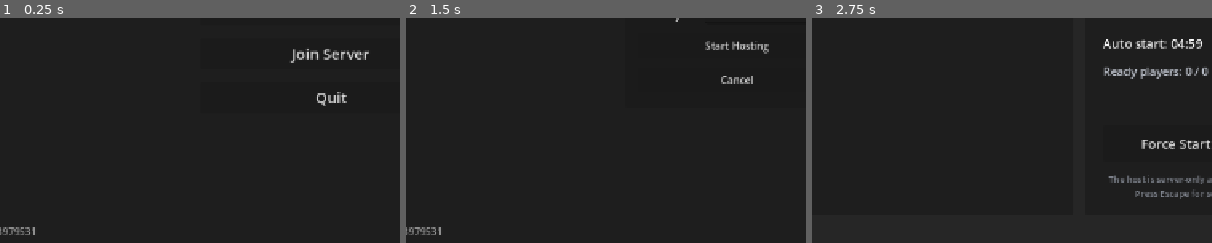
Above: before the commit, frames 1-3 (left to right).
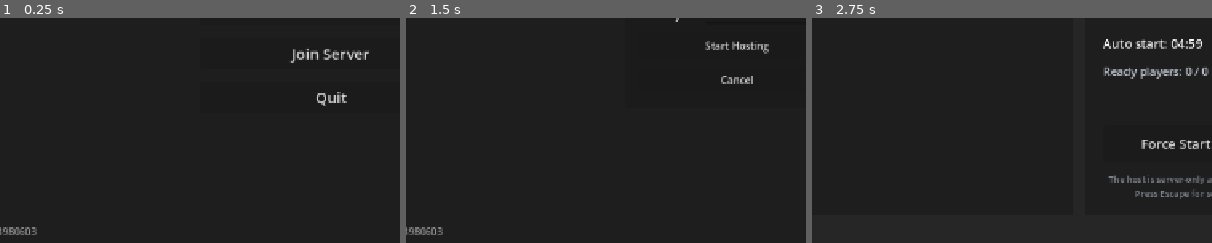
Above: after the commit, the same moments.

Repository: zakanater19/godot-roguetown
Game: Godot game, scene res://scenes/main_menu.tscn
The game is run twice, just before and just after one commit, with the same random seed, the same clock (stepped at 60 frames per second) and the same inputs.
Inputs (mouse positions are % of the whole screen's width and height, from its top left):
- Up to frame 1 (0.25 s): no input
- Up to frame 2 (1.5 s): tap Enter at 0.5 s; move the mouse to (72, 45) at 0.52 s; hold D 0.53-1.25 s; hold Shift 0.53-1.25 s; click (72, 45) at 0.67 s; tap Space at 0.77 s; click "Host Server" at 1.25 s
- Up to frame 3 (2.75 s): click "Start Hosting" at 2 s
The pictures show only the part of the screen within x 9-59%, y 50-100%; the shares and areas given below are measured in that part.

The runs differ from the first frame. In frame 1, less than 0.1% of the frame differs, in the area x 2-10%, y 92-97%; in frame 2, less than 0.1%; in frame 3, nothing differs.

Commit message:
pouches ghost fix

Diff:
--- a/scripts/core/world.gd
+++ b/scripts/core/world.gd
@@ -94,6 +94,18 @@
 
 func register_entity(node: Node, preferred_id: String = "") -> String:
 	return ensure_entity_id(node, preferred_id)
+
+func add_registered_entity(parent: Node, node: Node, entity_id: String) -> String:
+	if parent == null or node == null or not is_instance_valid(node):
+		return ""
+	# WorldObject._ready() registers pickables as soon as they enter the tree.
+	# Bind the authoritative identity first so every peer registers the same
+	# object rather than briefly inventing a local ID that can later be streamed
+	# back as a duplicate.
+	if entity_id != "":
+		node.set_meta("entity_id", entity_id)
+	parent.add_child(node)
+	return register_entity(node, entity_id)
 
 func unregister_entity(node: Node) -> void:
 	if node == null:
--- a/scripts/net/game_version.gd
+++ b/scripts/net/game_version.gd
@@ -3,7 +3,7 @@
 
 ## Keep this for executable/binary level compatibility only. Runtime content,
 ## scenes, scripts, and maps are synced via the server bundle hash below.
-const APP_VERSION: String = "1788979531"
+const APP_VERSION: String = "1788980603"
 
 ## Directories that still support lightweight resource diffs as a fallback when
 ## talking to older servers. Full bundle sync does not depend on this list.
--- a/scripts/net/latejoin_reconnect.gd
+++ b/scripts/net/latejoin_reconnect.gd
@@ -388,11 +388,7 @@
 	return item
 
 func _add_recreated_hand_item(main_node: Node, item: Node, entity_id: String) -> void:
-	# Pickable items register themselves from _ready(). Bind the server-owned ID
-	# before that lifecycle boundary so _ready() cannot invent a client-only ID.
-	item.set_meta("entity_id", entity_id)
-	main_node.add_child(item)
-	World.register_entity(item, entity_id)
+	World.add_registered_entity(main_node, item, entity_id)
 
 # ---------------------------------------------------------------------------
 # Retry helpers (async — must be called as coroutines via the lj node)
--- a/scripts/tools/import_smoke_test.gd
+++ b/scripts/tools/import_smoke_test.gd
@@ -1904,6 +1904,40 @@
 	if World.get_entity("smoke:pouch_extract") != pouch_extracted_item:
 		_fail("WorldStorage equipped pouch extract did not register the recreated item.")
 
+	var loot_target := _SmokePlayerStub.new()
+	loot_target.name = "LootPouchTarget"
+	loot_target.tile_pos = Vector2i(13, 10)
+	loot_target.pixel_pos = Defs.tile_to_pixel(loot_target.tile_pos)
+	loot_target.z_level = 3
+	loot_target.equipped["pocket_1"] = "Pouch"
+	loot_target.equipped_data["pocket_1"] = {
+		"contents": [
+			{"item_type": "BrownKey", "key_id": 2},
+			null,
+			null,
+			null,
+		],
+	}
+	loot_target.add_to_group("player")
+	loot_target.set_multiplayer_authority(95)
+	temp_root.add_child(loot_target)
+	var loot_target_id := World.register_entity(loot_target, "smoke:loot_pouch_target")
+	var loot = preload("res://scripts/world/objects/world_loot.gd").new(World)
+	loot.handle_rpc_confirm_loot_unequip_drop(
+		loot_target_id,
+		"pocket_1",
+		"smoke:stolen_pouch",
+		Defs.tile_to_pixel(loot_target.tile_pos),
+		loot_target.z_level
+	)
+	var stolen_pouch: Node = World.get_entity("smoke:stolen_pouch")
+	if stolen_pouch == null or not is_instance_valid(stolen_pouch):
+		_fail("WorldLoot pouch theft did not register the dropped pouch under the server-generated entity ID.")
+	elif stolen_pouch.get("contents").size() != Defs.POUCH_SLOT_COUNT or stolen_pouch.get("contents")[0].get("key_id", -1) != 2:
+		_fail("WorldLoot pouch theft did not preserve the equipped pouch contents.")
+	if loot_target.equipped.get("pocket_1") != null or loot_target.equipped_data.get("pocket_1") != null:
+		_fail("WorldLoot pouch theft left a ghost equipped pouch on the target.")
+
 	var keyring_player := _SmokePlayerStub.new()
 	keyring_player.name = "KeyringPlayer"
 	keyring_player.tile_pos = Vector2i(12, 10)
@@ -2002,6 +2036,8 @@
 		satchel_extracted_item,
 		pouch_insert_item,
 		pouch_extracted_item,
+		loot_target,
+		stolen_pouch,
 		keyring,
 		key_item,
 		extracted_key,
--- /dev/null
+++ b/scripts/tools/loot_identity_probe.gd
@@ -0,0 +1,143 @@
+extends "res://scripts/tools/world_stream_probe.gd"
+
+# Two-process regression for equipped-item theft. A real client requests the
+# theft and both peers must resolve exactly one pouch under the server's ID.
+const TARGET_PEER := 42
+
+var _client_id: int = 0
+var _client_reported: bool = false
+var _client_valid: bool = false
+var _verification_sent: bool = false
+
+func _ready() -> void:
+	var args := OS.get_cmdline_user_args()
+	if args.has("--loot-probe=server") or args.has("--loot-probe=client"):
+		call_deferred("_run_loot_probe", args.has("--loot-probe=server"))
+
+func _run_loot_probe(server: bool) -> void:
+	Engine.max_fps = 120
+	LateJoin.set_process(false)
+	LateJoin._version_check_sent = true
+	BootstrapNet._version_check_sent = true
+	_main = ProbeMain.new()
+	_main.name = "Main"
+	for z in range(1, 6):
+		var tm := TileMapLayer.new()
+		tm.name = "TileMapLayer_Z%d" % z
+		tm.tile_set = load("res://assets/tileset.tres")
+		_main.add_child(tm)
+	add_child(_main)
+	Host._setup_spawner()
+
+	var port := 19153
+	for arg in OS.get_cmdline_user_args():
+		if arg.begins_with("--loot-port="):
+			port = arg.trim_prefix("--loot-port=").to_int()
+	var peer := ENetMultiplayerPeer.new()
+	if server:
+		_check(peer.create_server(port, 2) == OK, "loot-identity server binds")
+		multiplayer.multiplayer_peer = peer
+		for x in range(A.x - 2, A.x + 3):
+			World.get_tilemap(3).set_cell(Vector2i(x, A.y), 0, Vector2i.ZERO)
+		multiplayer.peer_connected.connect(_on_loot_client_connected)
+		var start := Time.get_ticks_msec()
+		while not _client_reported and Time.get_ticks_msec() - start < 15000:
+			await get_tree().process_frame
+		var target: Node = World.utils.find_player_by_peer(TARGET_PEER)
+		var server_valid := _client_reported and _client_valid and target != null
+		server_valid = server_valid and target.equipped.get("pocket_1") == null and target.equipped_data.get("pocket_1") == null
+		_check(server_valid, "pouch theft produces one shared entity on both peers")
+		print("LOOT_IDENTITY_SERVER_%s" % ("PASS" if _failures.is_empty() else "FAIL"))
+		_finish_loot_client.rpc()
+		await get_tree().create_timer(0.8).timeout
+		if multiplayer.multiplayer_peer != null:
+			multiplayer.multiplayer_peer.close()
+			multiplayer.multiplayer_peer = null
+		await get_tree().process_frame
+		get_tree().quit(0 if _failures.is_empty() else 1)
+		return
+
+	_check(peer.create_client("127.0.0.1", port) == OK, "loot-identity client connects")
+	multiplayer.multiplayer_peer = peer
+	await multiplayer.connected_to_server
+	await get_tree().create_timer(20.0).timeout
+	push_error("LOOT_IDENTITY_CLIENT_TIMEOUT")
+	get_tree().quit(1)
+
+func _on_loot_client_connected(peer_id: int) -> void:
+	_client_id = peer_id
+	_add_player(peer_id, A)
+	var target: Node2D = _add_player(TARGET_PEER, A + Vector2i.RIGHT)
+	target.equipped["pocket_1"] = "Pouch"
+	target.equipped_data["pocket_1"] = {
+		"contents": [
+			{"item_type": "BrownKey", "key_id": 7},
+			null,
+			null,
+			null,
+		],
+	}
+	await get_tree().create_timer(0.7).timeout
+	_request_pouch_theft.rpc_id(peer_id, World.get_entity_id(target))
+
+@rpc("authority", "call_remote", "reliable")
+func _request_pouch_theft(target_id: String) -> void:
+	var start := Time.get_ticks_msec()
+	while Time.get_ticks_msec() - start < 5000:
+		await get_tree().process_frame
+		if World.get_local_player() != null and World.get_entity(target_id) != null:
+			break
+	World.rpc_request_loot_item.rpc_id(1, target_id, multiplayer.get_unique_id(), "equip", "pocket_1")
+
+@rpc("authority", "call_remote", "reliable")
+func _verify_pouch_theft(target_id: String, pouch_id: String) -> void:
+	var start := Time.get_ticks_msec()
+	var valid := false
+	while Time.get_ticks_msec() - start < 5000:
+		await get_tree().process_frame
+		var target: Node = World.get_entity(target_id)
+		var pouch: Node = World.get_entity(pouch_id)
+		valid = target != null and pouch != null
+		if valid:
+			valid = target.equipped.get("pocket_1") == null and target.equipped_data.get("pocket_1") == null
+			valid = valid and pouch.get("contents").size() == Defs.POUCH_SLOT_COUNT
+			valid = valid and pouch.get("contents")[0].get("key_id", -1) == 7
+			var matching_pouches := 0
+			for node in get_tree().get_nodes_in_group("pickable"):
+				if node != null and is_instance_valid(node) and node.get("item_type") == "Pouch":
+					matching_pouches += 1
+			valid = valid and matching_pouches == 1
+		if valid:
+			break
+	_check(valid, "loot client has one authoritative stolen pouch")
+	_report_loot_result.rpc_id(1, valid)
+
+@rpc("any_peer", "call_remote", "reliable")
+func _report_loot_result(valid: bool) -> void:
+	if multiplayer.is_server() and multiplayer.get_remote_sender_id() == _client_id:
+		_client_reported = true
+		_client_valid = valid
+
+@rpc("authority", "call_remote", "reliable")
+func _finish_loot_client() -> void:
+	print("LOOT_IDENTITY_CLIENT_%s" % ("PASS" if _failures.is_empty() else "FAIL"))
+	await get_tree().create_timer(0.15).timeout
+	if multiplayer.multiplayer_peer != null:
+		multiplayer.multiplayer_peer.close()
+		multiplayer.multiplayer_peer = null
+	await get_tree().process_frame
+	get_tree().quit(0 if _failures.is_empty() else 1)
+
+func _process(_delta: float) -> void:
+	if not MultiplayerSession.is_active(multiplayer):
+		return
+	if not multiplayer.is_server() or _client_id == 0 or _client_reported or _verification_sent:
+		return
+	var target: Node = World.utils.find_player_by_peer(TARGET_PEER)
+	if target == null or target.equipped.get("pocket_1") != null:
+		return
+	for node in get_tree().get_nodes_in_group("pickable"):
+		if node != null and is_instance_valid(node) and node.get("item_type") == "Pouch":
+			_verify_pouch_theft.rpc_id(_client_id, World.get_entity_id(target), World.get_entity_id(node))
+			_verification_sent = true
+			return
--- /dev/null
+++ b/scripts/tools/loot_identity_probe.tscn
@@ -0,0 +1,6 @@
+[gd_scene load_steps=2 format=3]
+
+[ext_resource type="Script" path="res://scripts/tools/loot_identity_probe.gd" id="1"]
+
+[node name="LootIdentityProbe" type="Node"]
+script = ExtResource("1")
--- a/scripts/tools/reconnect_hand_probe.gd
+++ b/scripts/tools/reconnect_hand_probe.gd
@@ -67,9 +67,7 @@
 	item.name = "ReconnectHeldKeyring"
 	item.position = World.tile_to_pixel(A)
 	var saved_id := "probe:reconnected_hand:%d" % peer_id
-	item.set_meta("entity_id", saved_id)
-	_main.add_child(item)
-	World.register_entity(item, saved_id)
+	World.add_registered_entity(_main, item, saved_id)
 	player.hands[0] = item
 	for child in item.get_children():
 		if child is CollisionShape2D:
--- a/scripts/world/objects/world_loot.gd
+++ b/scripts/world/objects/world_loot.gd
@@ -81,10 +81,9 @@
 			item.set("key_id", edata["key_id"])
 		target.equipped_data[equip_slot] = null
 
-	target.get_parent().add_child(item)
+	world.add_registered_entity(target.get_parent(), item, new_entity_id)
 	if item.has_method("_update_sprite"):
 		item._update_sprite()
-	world.register_entity(item, new_entity_id)
 	item.global_position = drop_position
 	for child in item.get_children():
 		if child is CollisionShape2D: child.disabled = false
Not shown, added: scripts/tools/loot_identity_probe.gd.uid
